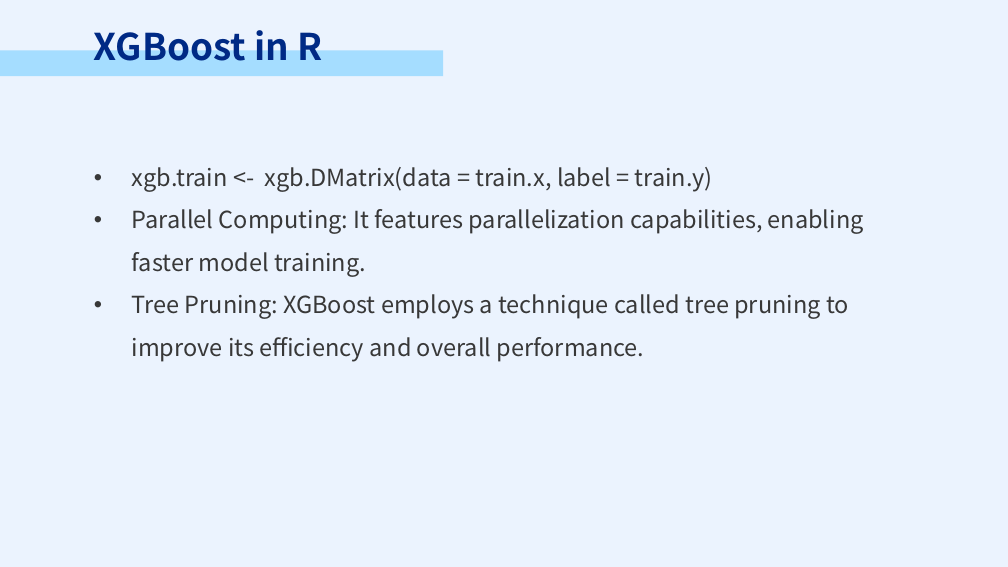
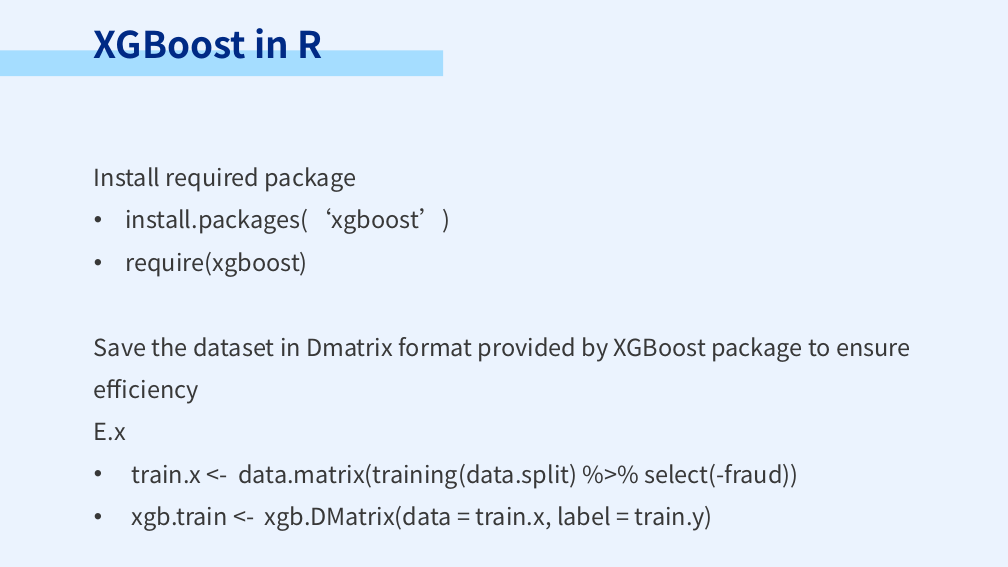
Before and after one commit to PSTAT197-F23/PSTAT197A_FP_Group1, a slide deck: slide 8 of scripts/drafts/PRESENTATION.pptx (slide 7 before the commit). Drawn at 1008x567 pixels with LibreOffice and Linux fonts; fonts in the diff are those of the drawing. Boxes give left, top, right and bottom in pixels: in the first picture for what was removed or moved away, otherwise in the second. Text is boxed around its words. In the diff, an @@ line names an element or a change of style, - is before the commit and + after.

Commit message:
update PPT

```diff
--- a/scripts/drafts/PRESENTATION.pptx
+++ b/scripts/drafts/PRESENTATION.pptx
@@ text at (94, 167, 911, 489): paragraphs added @@
+Install required package
+• install.packages(‘xgboost’)
+• require(xgboost)
+Save the dataset in Dmatrix format provided by XGBoost package to ensure efficiency
+E.x
+• train.x <- data.matrix(training(data.split) %>% select(-fraud))
@@ text at (132, 209, 864, 362): paragraphs removed @@
-• Parallel Computing: It features parallelization capabilities, enabling faster model training.
-• Tree Pruning: XGBoost employs a technique called tree pruning to improve its efficiency and overall performance.
```
Also in this commit, not shown: 4 other slides changed, 1 slide added, 8 slides removed.
